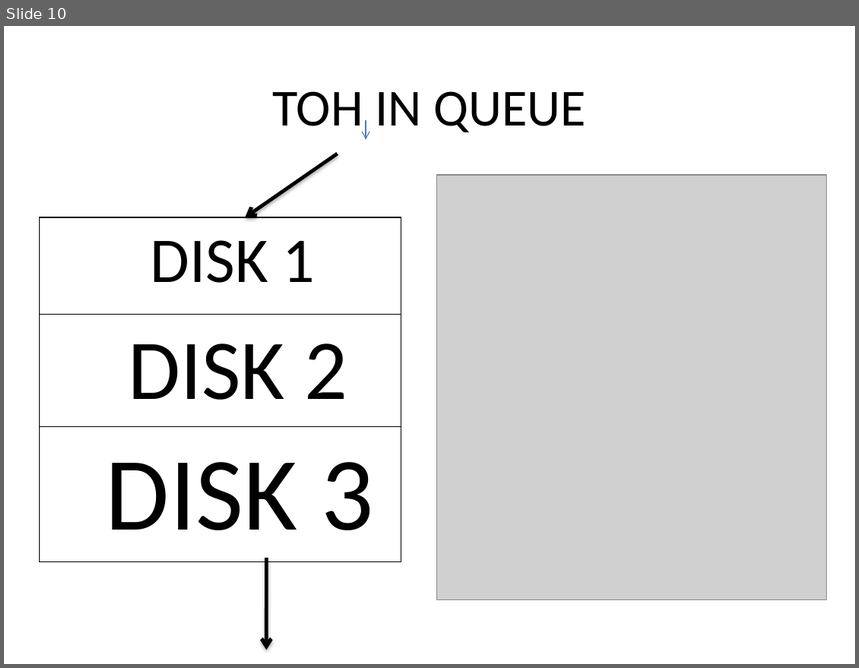
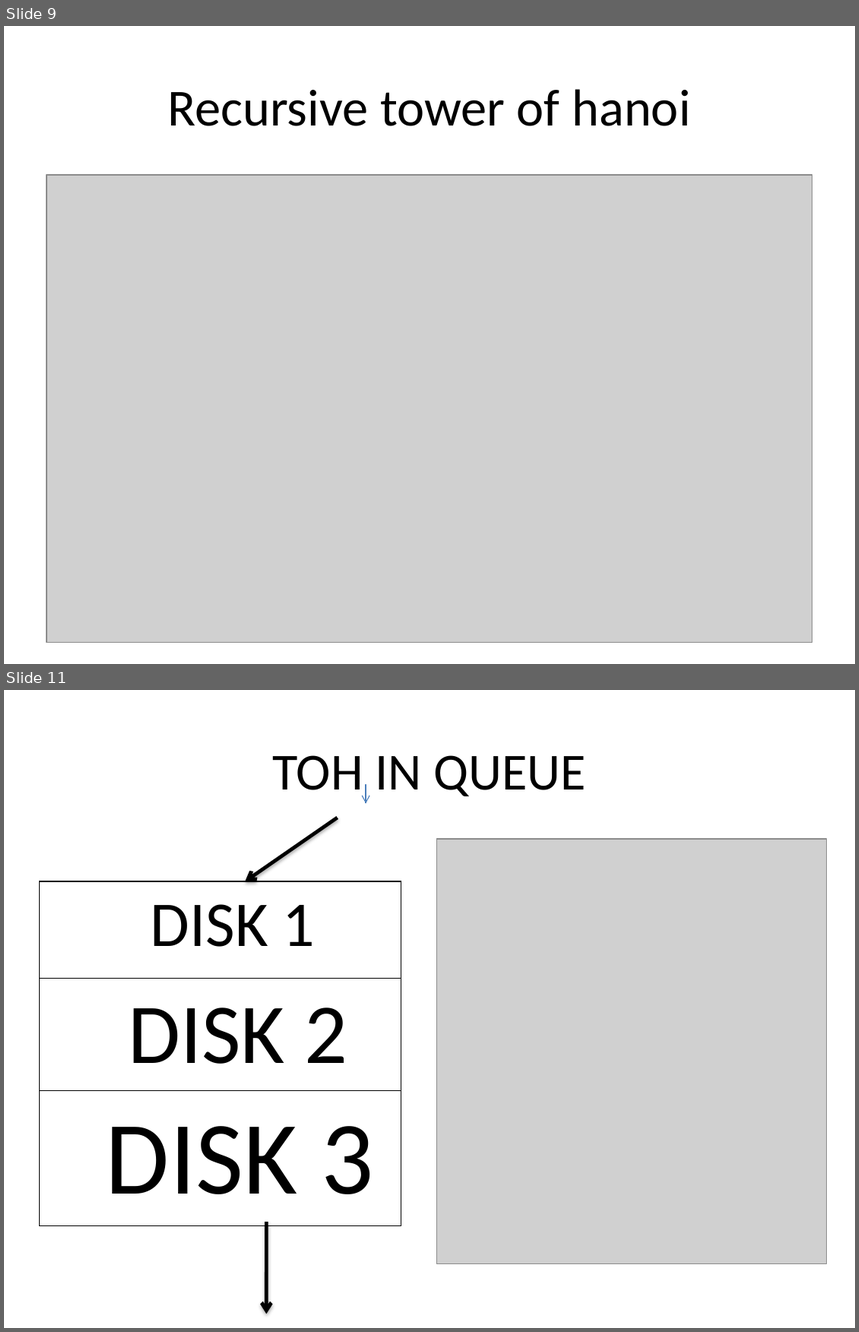
Before and after one commit to sruthi-dindu/sruthi-lakshmi, a slide deck: Toh.pptx. Shown one above the other, each under a label of ours: slide 10 before the commit, slides 9 and 11 after it; the slides between them are not shown. The pictures are 859x668 and 859x1332 pixels, drawn with LibreOffice and Linux fonts; fonts in the diff are those of the drawing; grey boxes stand for pictures. Boxes give left, top, right and bottom in pixels: in the first picture for what was removed or moved away, otherwise in the second. Text is boxed around its words. In the diff, an @@ line names an element or a change of style, - is before the commit and + after.

Commit message:
tower of hanoi

```diff
--- a/Toh.pptx
+++ b/Toh.pptx
@@ slide 9 added at (4,26,855,664), background #FFFFFF @@
@@ title added at (167,89,690,126), 44 pt, text #000000 @@
+Recursive tower of hanoi
@@ picture added at (47,175,813,643) @@
@@ what was slide 10 is now slide 11 @@
```
Also in this commit, not shown: 2 slides changed, 1 other slide added, 1 slide removed.
